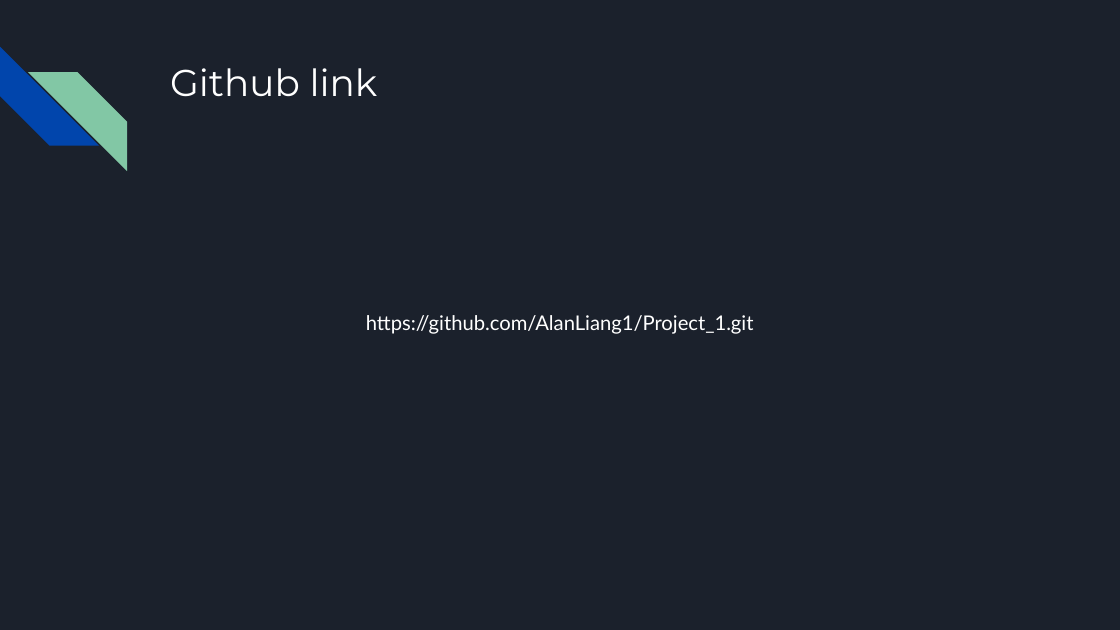
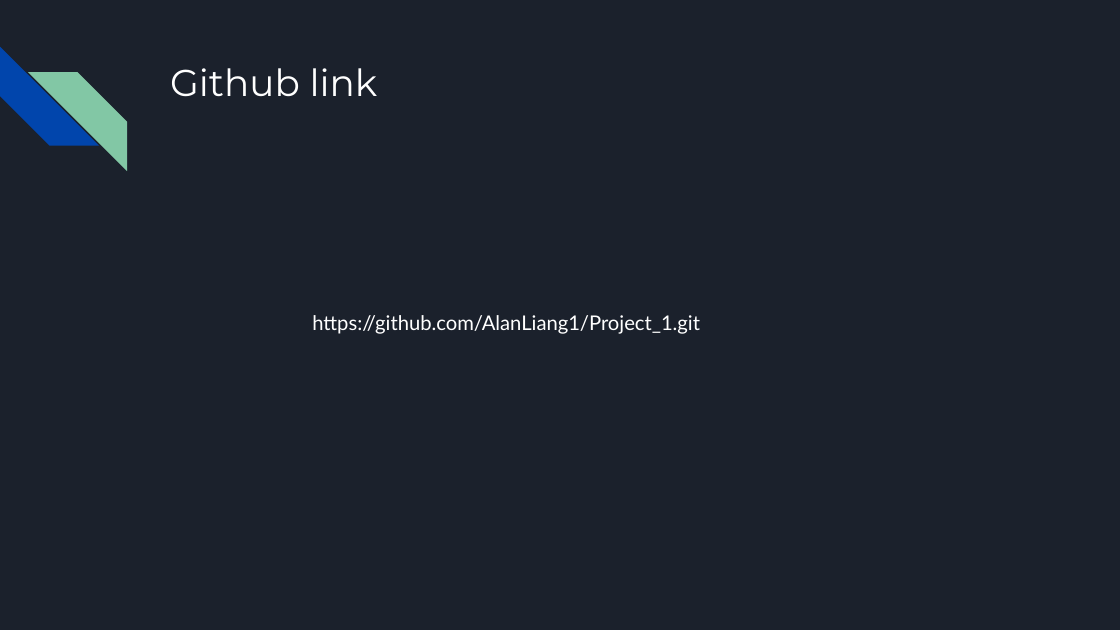
Before and after one commit to AlanLiang1/Project_1, a slide deck: slide 24 of P1 Presentation.pptx (slide 18 before the commit). Drawn at 1120x630 pixels with LibreOffice and Linux fonts; fonts in the diff are those of the drawing. Boxes give left, top, right and bottom in pixels: in the first picture for what was removed or moved away, otherwise in the second. Text is boxed around its words. In the diff, an @@ line names an element or a change of style, - is before the commit and + after.

```diff
--- a/P1 Presentation.pptx
+++ b/P1 Presentation.pptx
@@ text "https://github.com/AlanLiang1/Project_1.git": place and size @@
-text "https://github.com/AlanLiang1/Project_1.git" at [366, 315, 754, 334]
+text "https://github.com/AlanLiang1/Project_1.git" at [312, 315, 700, 334]
```
Also in this commit, not shown: 14 other slides changed, 6 slides added, 1 other file.
